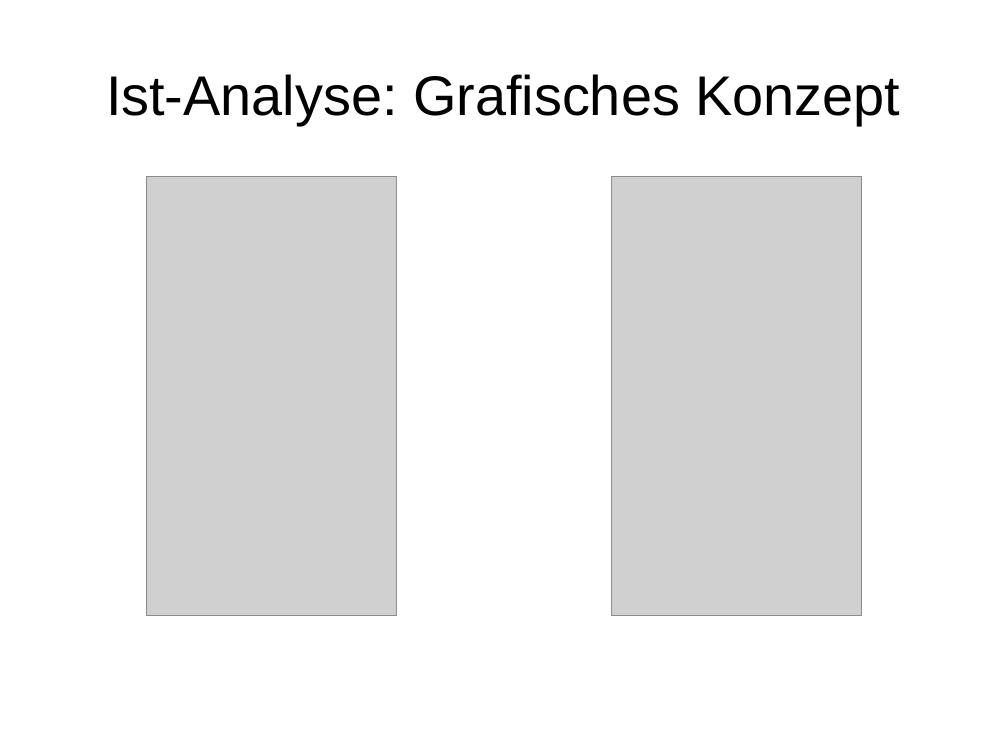
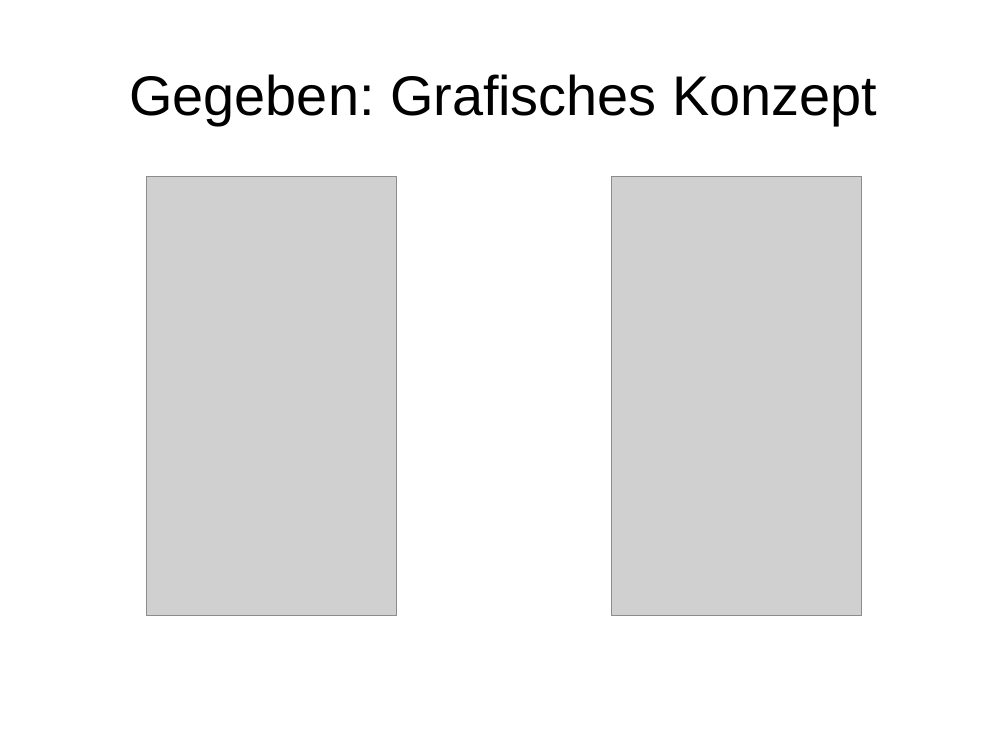
Before and after one commit to janhelmle/weiterbildung_fachinformatiker_ihk_projektantrag, a slide deck: slide 5 of praesentation/presentation_v1.odp. Drawn at 1008x756 pixels with LibreOffice and Linux fonts; fonts in the diff are those of the drawing; grey boxes stand for pictures. Boxes give left, top, right and bottom in pixels: in the first picture for what was removed or moved away, otherwise in the second. Text is boxed around its words. In the diff, an @@ line names an element or a change of style, - is before the commit and + after.

```diff
--- a/praesentation/presentation_v1.odp
+++ b/praesentation/presentation_v1.odp
@@ title at (129, 74, 877, 125): text changed @@
-Ist-Analyse: Grafisches Konzept
+Gegeben: Grafisches Konzept
```
Also in this commit, not shown: 2 other slides changed.
